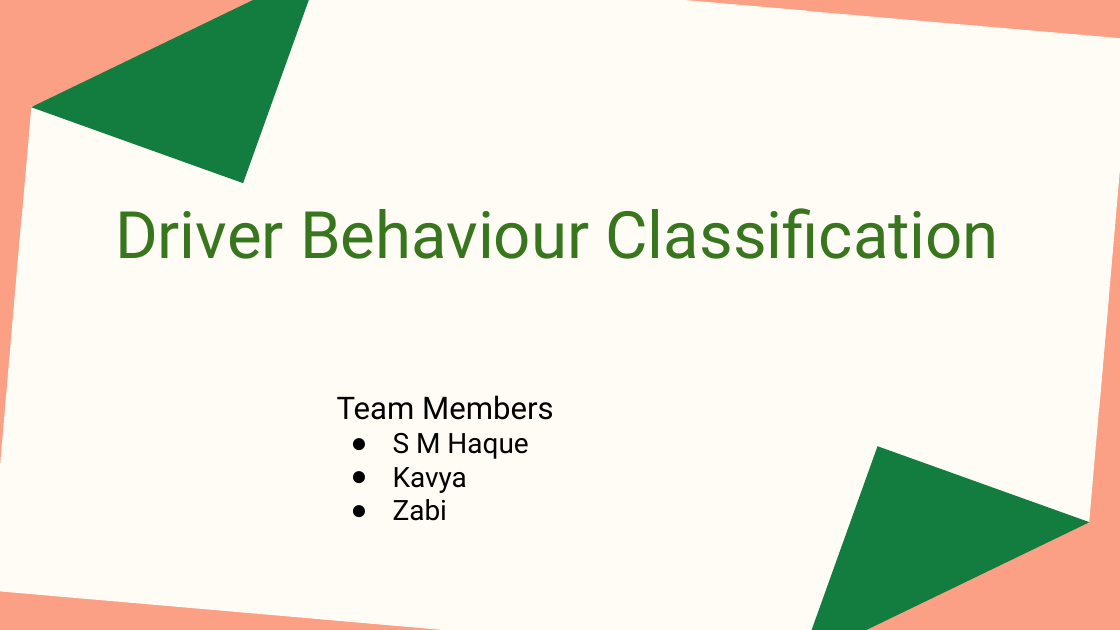
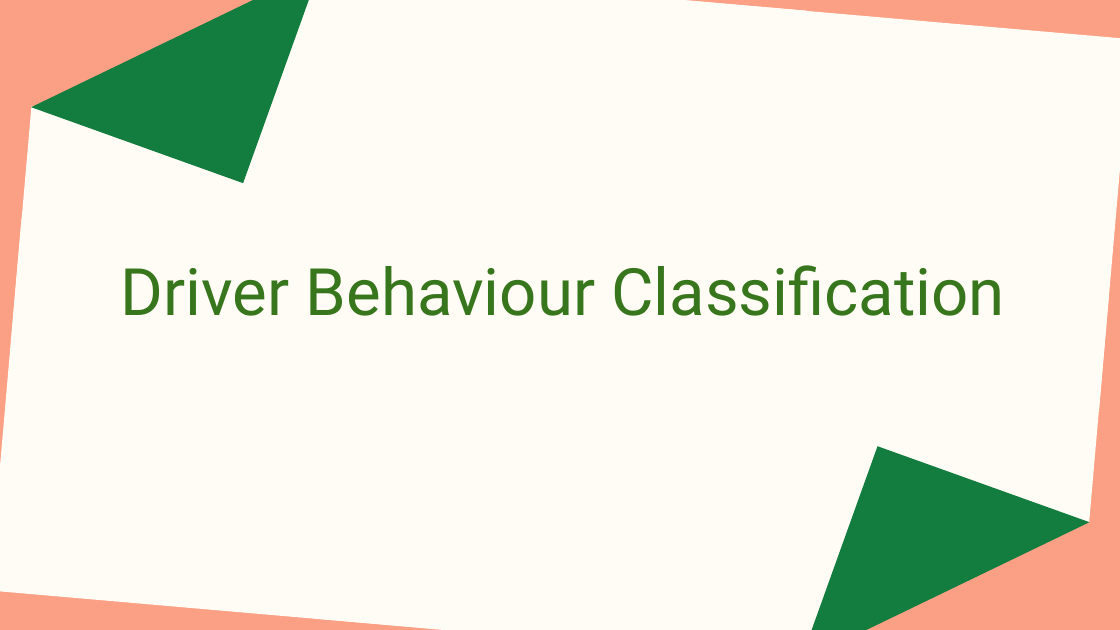
Before and after one commit to KavyaSJ/Driver-Behavior-Classification, a slide deck: slide 1 of Driver Behaviour Classification.pptx. Drawn at 1120x630 pixels with LibreOffice and Linux fonts; fonts in the diff are those of the drawing. Boxes give left, top, right and bottom in pixels: in the first picture for what was removed or moved away, otherwise in the second. Text is boxed around its words. In the diff, an @@ line names an element or a change of style, - is before the commit and + after.

```diff
--- a/Driver Behaviour Classification.pptx
+++ b/Driver Behaviour Classification.pptx
@@ title "Driver Behaviour Classification": place and size @@
-title "Driver Behaviour Classification" at (115, 208, 999, 259)
+title "Driver Behaviour Classification" at (121, 265, 1005, 316)
@@ subtitle removed at (337, 395, 554, 521) @@
-Team Members
-● S M Haque
-● Kavya
-● Zabi
```
Also in this commit, not shown: 4 other slides changed.
